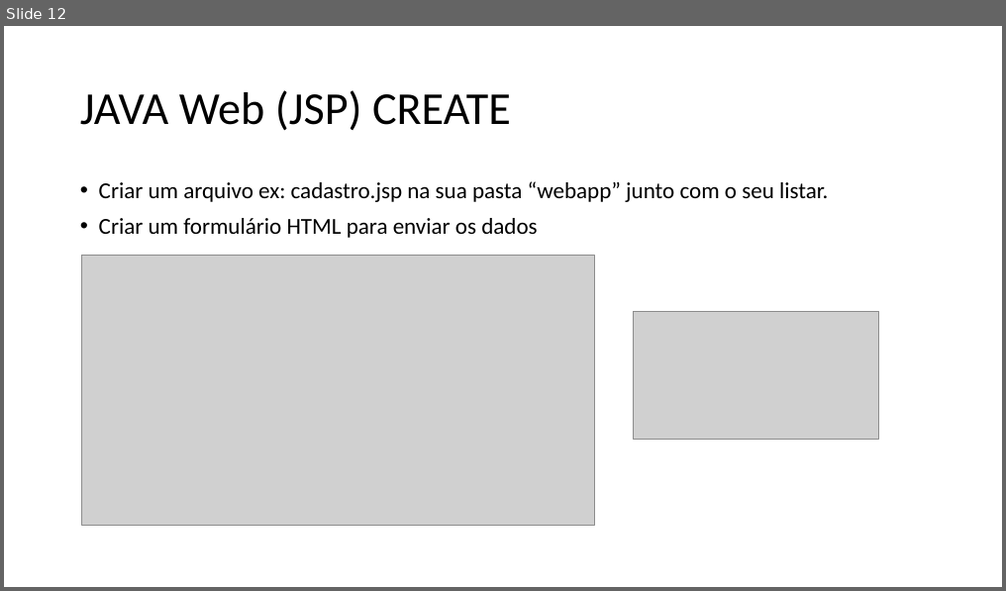
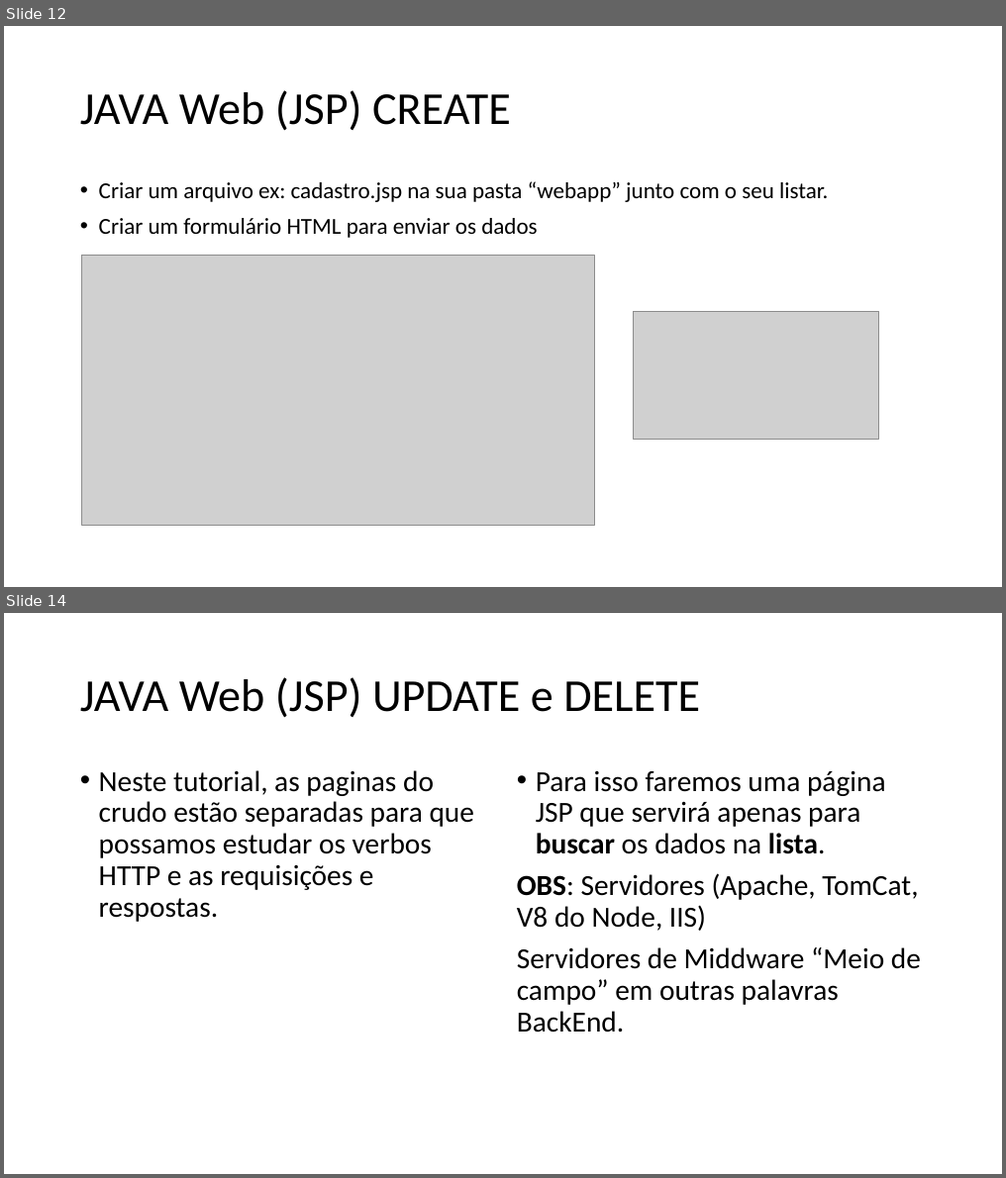
Before and after one commit to wellifabio/senai2021, a slide deck: 2des/pwbe/aula03/Tutorial CRUD – MVC – JAVA WEB.pptx. Shown one above the other, each under a label of ours: slide 12 before the commit, slides 12 and 14 after it; the slides between them are not shown. The pictures are 1006x591 and 1006x1178 pixels, drawn with LibreOffice and Linux fonts; fonts in the diff are those of the drawing; grey boxes stand for pictures. Boxes give left, top, right and bottom in pixels: in the first picture for what was removed or moved away, otherwise in the second. Text is boxed around its words. In the diff, an @@ line names an element or a change of style, - is before the commit and + after.

```diff
--- a/2des/pwbe/aula03/Tutorial CRUD – MVC – JAVA WEB.pptx
+++ b/2des/pwbe/aula03/Tutorial CRUD – MVC – JAVA WEB.pptx
@@ slide 14 added at bbox=[4, 613, 1002, 1174], background #FFFFFF @@
@@ title added at bbox=[80, 677, 700, 718], 44 pt, text #000000 @@
+JAVA Web (JSP) UPDATE e DELETE
@@ text added at bbox=[99, 770, 474, 922], 28 pt, text #000000 @@
+• Neste tutorial, as paginas do crudo estão separadas para que possamos estudar os verbos HTTP e as requisições e respostas.
@@ text added at bbox=[517, 770, 921, 1033], 28 pt, text #000000 @@
+• Para isso faremos uma página JSP que servirá apenas para buscar os dados na lista.
+OBS: Servidores (Apache, TomCat, V8 do Node, IIS)
+Servidores de Middware “Meio de campo” em outras palavras BackEnd.
```
Also in this commit, not shown: 4 other slides added, 13 other files.
